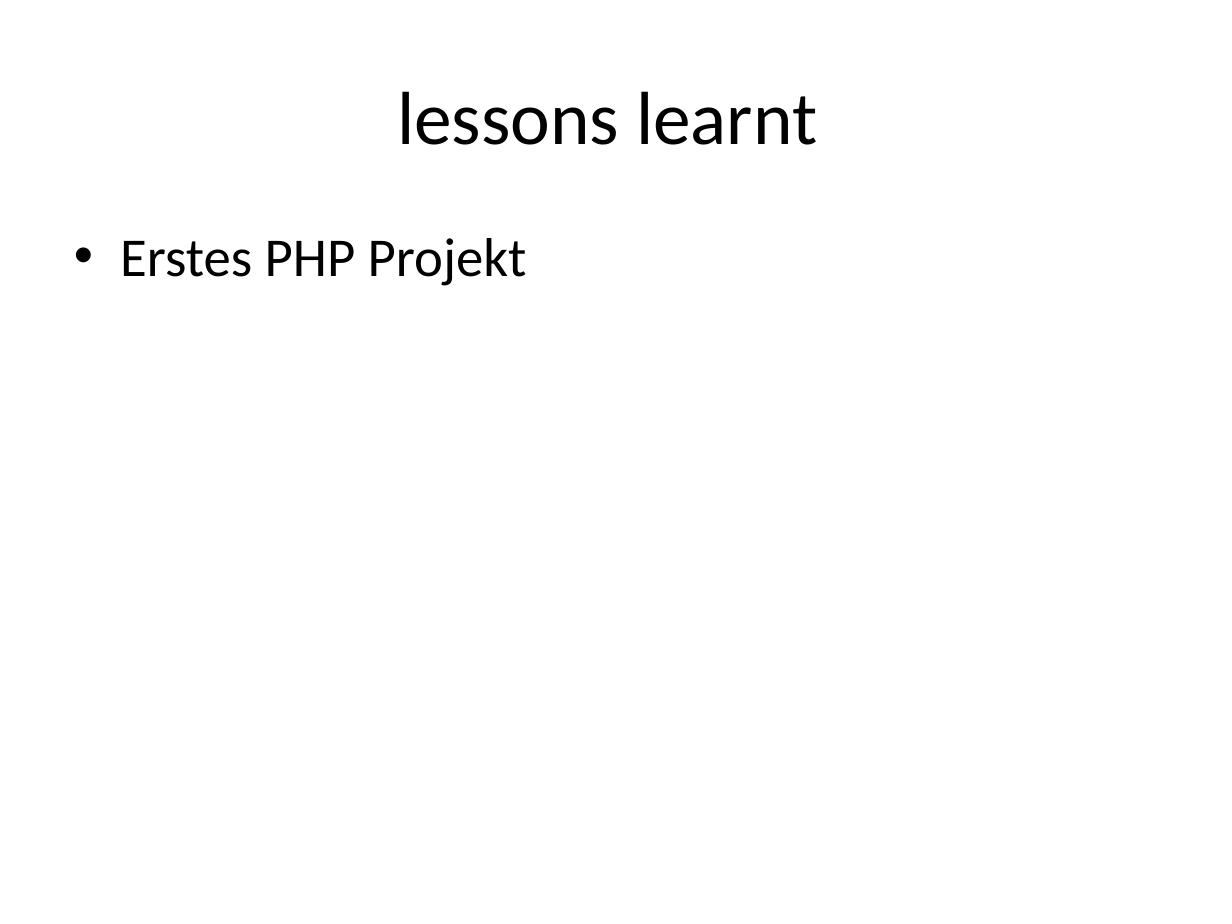
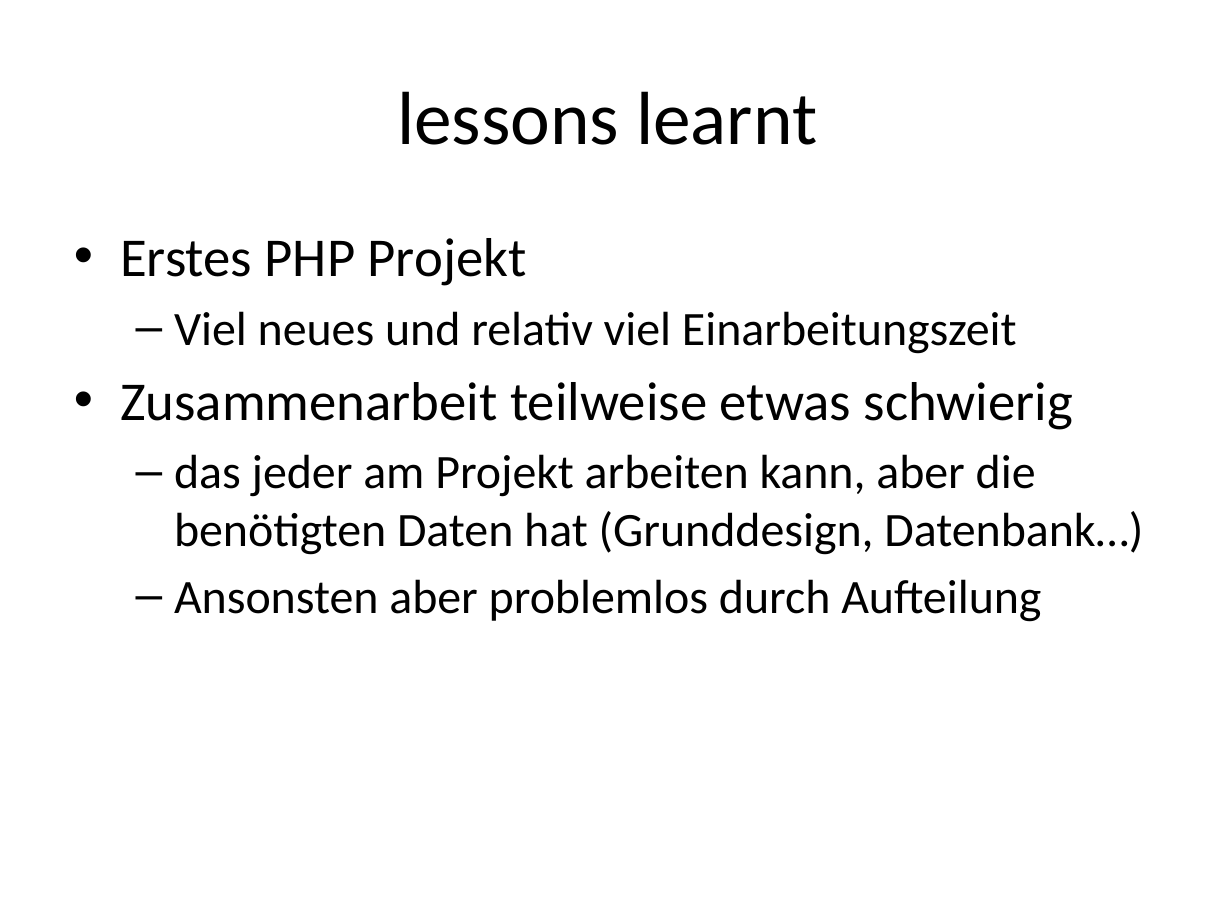
Before and after one commit to vonop1/ch.bfh.bti7054.w2013.p.Weichbroetchen, a slide deck: slide 6 of Docs/Weichbrötchen Webshop.pptx (slide 5 before the commit). Drawn at 1232x924 pixels with LibreOffice and Linux fonts; fonts in the diff are those of the drawing. Boxes give left, top, right and bottom in pixels: in the first picture for what was removed or moved away, otherwise in the second. Text is boxed around its words. In the diff, an @@ line names an element or a change of style, - is before the commit and + after.

```diff
--- a/Docs/Weichbrötchen Webshop.pptx
+++ b/Docs/Weichbrötchen Webshop.pptx
@@ text at box(120, 311, 1143, 622): paragraphs added @@
+  – Viel neues und relativ viel Einarbeitungszeit
+• Zusammenarbeit teilweise etwas schwierig
+  – das jeder am Projekt arbeiten kann, aber die benötigten Daten hat (Grunddesign, Datenbank…)
+  – Ansonsten aber problemlos durch Aufteilung
```
Also in this commit, not shown: 3 other slides changed, 1 slide added, 1 other file.
